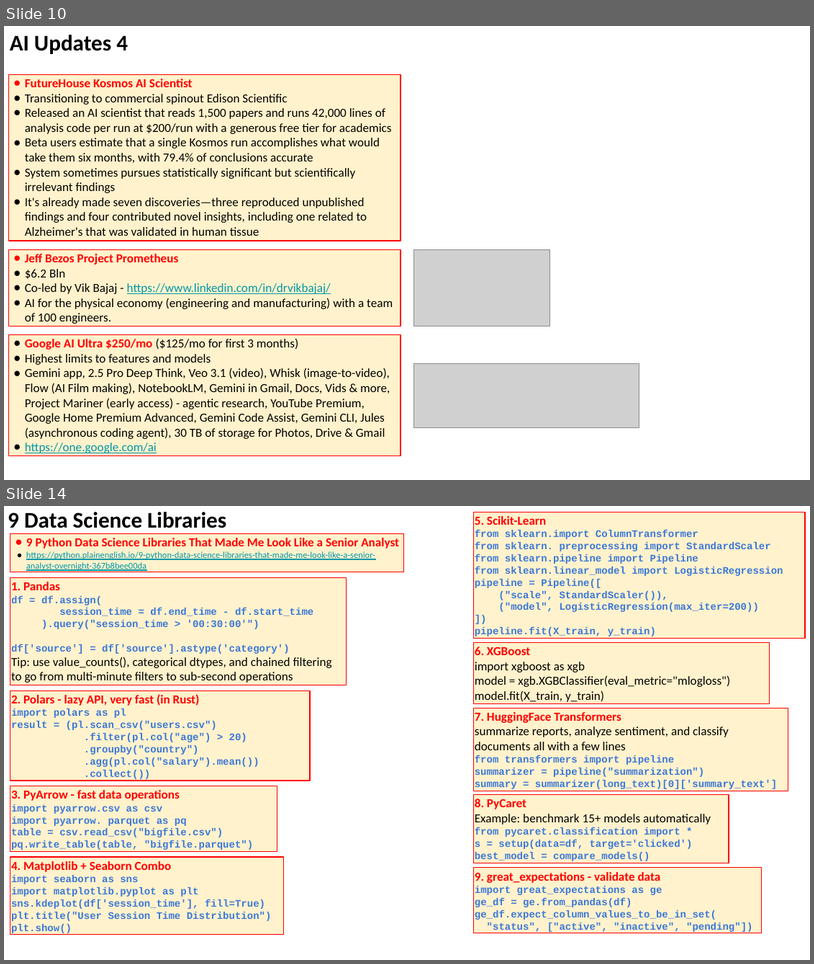
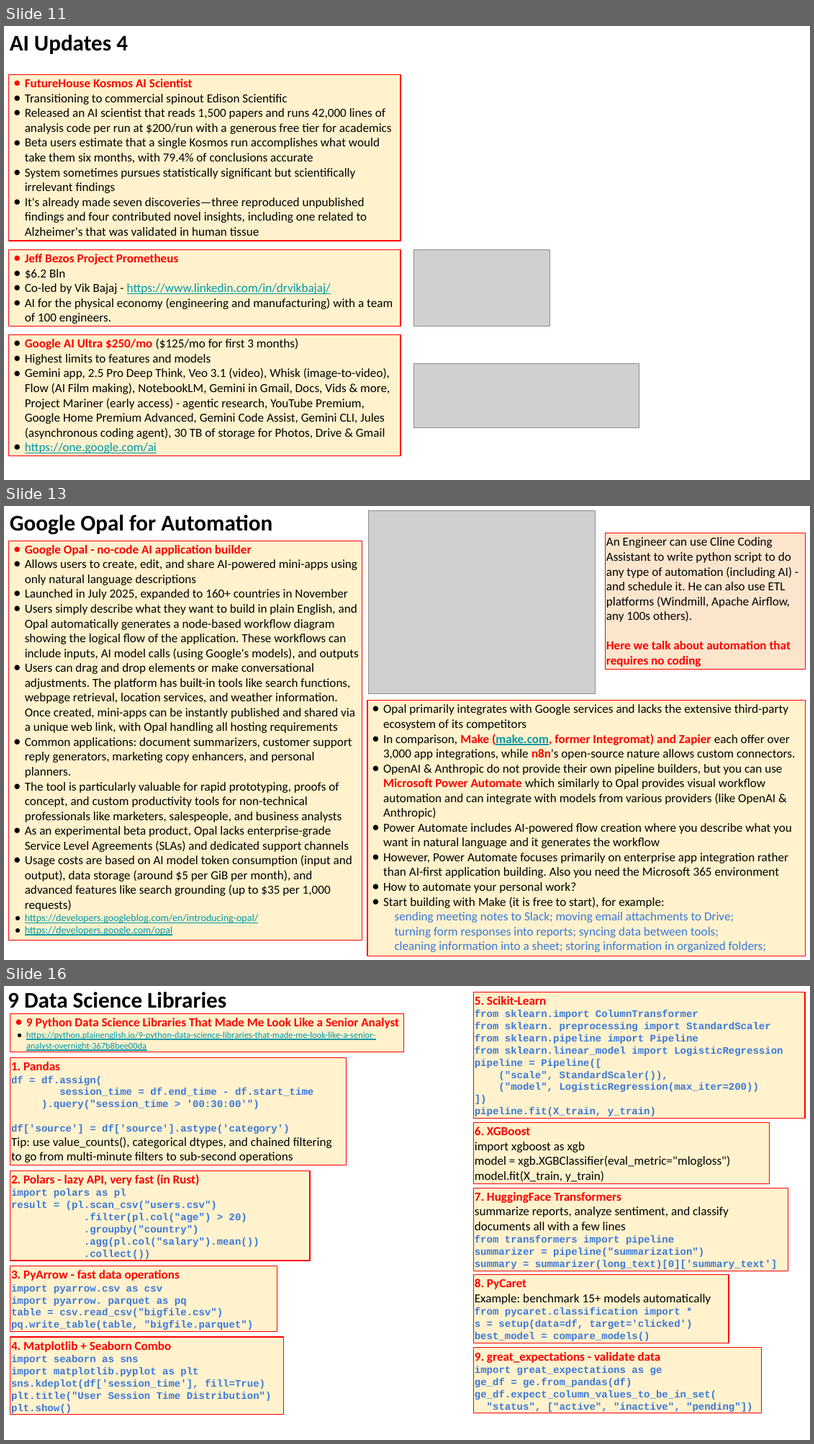
Before and after one commit to lselector/seminar, a slide deck: 2025/2025-11-21-AI-Updates.pptx. Shown one above the other, each under a label of ours: slides 10 and 14 before the commit, slides 11, 13 and 16 after it; the slides between them are not shown. The pictures are 814x964 and 814x1444 pixels, drawn with LibreOffice and Linux fonts; fonts in the diff are those of the drawing; grey boxes stand for pictures. Boxes give left, top, right and bottom in pixels: in the first picture for what was removed or moved away, otherwise in the second. Text is boxed around its words. In the diff, an @@ line names an element or a change of style, - is before the commit and + after.

```diff
--- a/2025/2025-11-21-AI-Updates.pptx
+++ b/2025/2025-11-21-AI-Updates.pptx
@@ slide 13 added at <box>4,506,810,960</box>, background #FFFFFF @@
@@ text added at <box>10,515,273,535</box>, 20 pt, text #000000, bold @@
+Google Opal for Automation
@@ picture added at <box>368,511,596,694</box> @@
@@ rectangle added at <box>9,541,362,940</box>, fill #FFF2CC, outline #FF0000 0.75 pt, 11 pt, text #000000 @@
+● Google Opal - no-code AI application builder
+● Allows users to create, edit, and share AI-powered mini-apps using only natural language descriptions
+● Launched in July 2025, expanded to 160+ countries in November
+● Users simply describe what they want to build in plain English, and Opal automatically generates a node-based workflow diagram showing the logical flow of the application. These workflows can include inputs, AI model calls (using Google's models), and outputs
+● Users can drag and drop elements or make conversational adjustments. The platform has built-in tools like search functions, webpage retrieval, location services, and weather information. Once created, mini-apps can be instantly published and shared via a unique web link, with Opal handling all hosting requirements
+● Common applications: document summarizers, customer support reply generators, marketing copy enhancers, and personal planners.
+● The tool is particularly valuable for rapid prototyping, proofs of concept, and custom productivity tools for non-technical professionals like marketers, salespeople, and business analysts
+● As an experimental beta product, Opal lacks enterprise-grade Service Level Agreements (SLAs) and dedicated support channels
+● Usage costs are based on AI model token consumption (input and output), data storage (around $5 per GiB per month), and advanced features like search grounding (up to $35 per 1,000 requests)
+● https://developers.googleblog.com/en/introducing-opal/
+● https://developers.google.com/opal
@@ rectangle added at <box>606,533,805,669</box>, fill #FCE5CD, outline #FF0000 0.75 pt, 11 pt, text #000000 @@
+An Engineer can use Cline Coding Assistant to write python script to do any type of automation (including AI) - and schedule it. He can also use ETL platforms (Windmill, Apache Airflow, any 100s others).
+Here we talk about automation that requires no coding
@@ rectangle added at <box>368,700,805,956</box>, fill #FFF2CC, outline #FF0000 0.75 pt, 11 pt, text #000000 @@
+● Opal primarily integrates with Google services and lacks the extensive third-party ecosystem of its competitors
+● In comparison, Make (make.com, former Integromat) and Zapier each offer over 3,000 app integrations, while n8n's open-source nature allows custom connectors.
+● OpenAI & Anthropic do not provide their own pipeline builders, but you can use Microsoft Power Automate which similarly to Opal provides visual workflow automation and can integrate with models from various providers (like OpenAI & Anthropic)
+● Power Automate includes AI-powered flow creation where you describe what you want in natural language and it generates the workflow
+● However, Power Automate focuses primarily on enterprise app integration rather than AI-first application building. Also you need the Microsoft 365 environment
+● How to automate your personal work?
+● Start building with Make (it is free to start), for example:
+  sending meeting notes to Slack; moving email attachments to Drive;
+  turning form responses into reports; syncing data between tools;
+  cleaning information into a sheet; storing information in organized folders;
@@ what was slide 10 is now slide 11 @@
@@ what was slide 14 is now slide 16 @@
```
Also in this commit, not shown: 9 slides changed, 2 other slides added, 1 slide removed.
